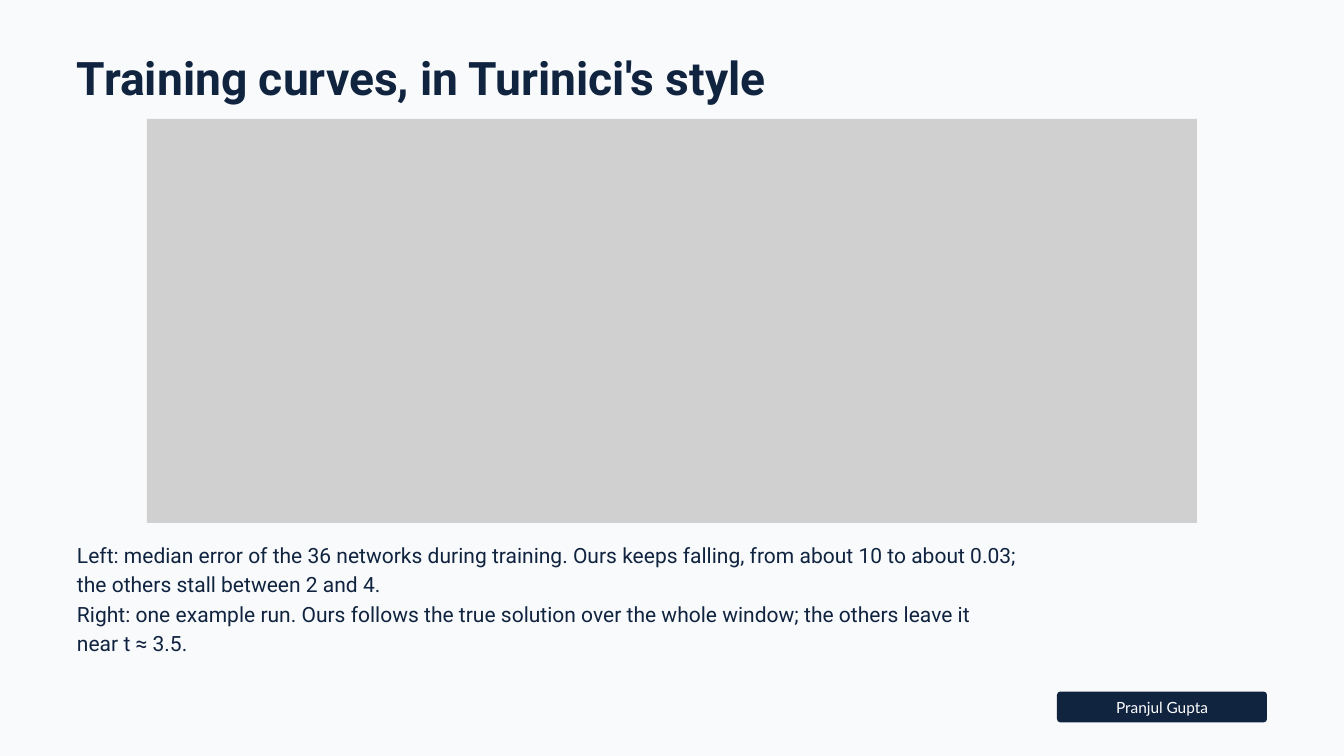
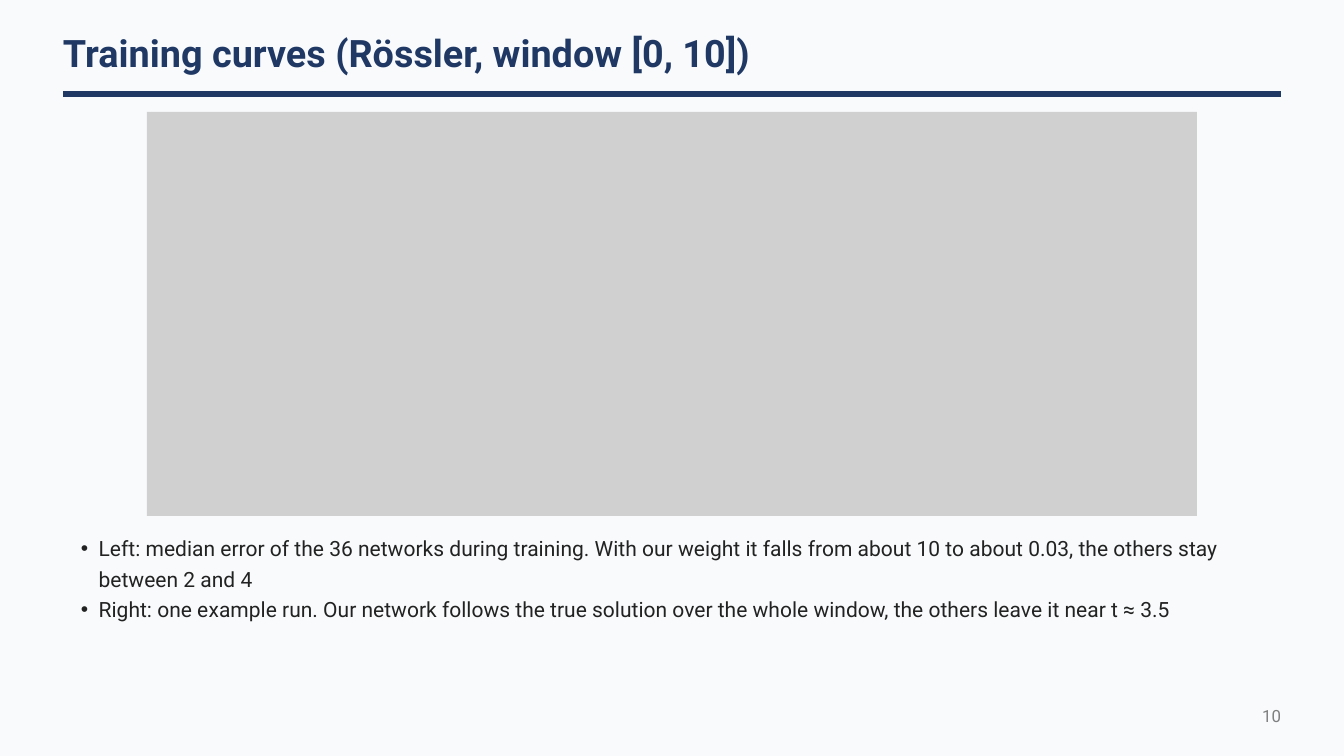
Before and after one commit to ChandraguptSharma07/directional_pinn, a slide deck: slide 10 of matrix_weighting/docs/slides/presentation.pptx. Drawn at 1344x756 pixels with LibreOffice and Linux fonts; fonts in the diff are those of the drawing; grey boxes stand for pictures. Boxes give left, top, right and bottom in pixels: in the first picture for what was removed or moved away, otherwise in the second. Text is boxed around its words. In the diff, an @@ line names an element or a change of style, - is before the commit and + after.

```diff
--- a/matrix_weighting/docs/slides/presentation.pptx
+++ b/matrix_weighting/docs/slides/presentation.pptx
@@ text at bbox=[63, 35, 749, 75]: text changed; size 49.5 to 40.5 pt; text colour #10233F to #1F3864 @@
-Training curves, in Turinici's style
+Training curves (Rössler, window [0, 10])
@@ freeform shape added at bbox=[63, 91, 1281, 96], fill #1F3864 @@
@@ picture: place and size @@
-picture at bbox=[147, 119, 1197, 523]
+picture at bbox=[147, 112, 1197, 516]
@@ text at bbox=[99, 540, 1217, 622]: text changed; text colour #10233F to #222222 @@
-Left: median error of the 36 networks during training. Ours keeps falling, from about 10 to about 0.03; the others stall between 2 and 4.
-Right: one example run. Ours follows the true solution over the whole window; the others leave it near t ≈ 3.5.
+  • Left: median error of the 36 networks during training. With our weight it falls from about 10 to about 0.03, the others stay between 2 and 4
+  • Right: one example run. Our network follows the true solution over the whole window, the others leave it near t ≈ 3.5
@@ freeform shape removed at bbox=[1057, 691, 1267, 722] @@
@@ text removed at bbox=[1116, 701, 1208, 716] @@
-Pranjul Gupta
@@ text added at bbox=[1262, 710, 1281, 722], 18 pt, text #7F7F7F @@
+10
```
Also in this commit, not shown: 11 other slides changed, 1 slide added, 2 other files.
